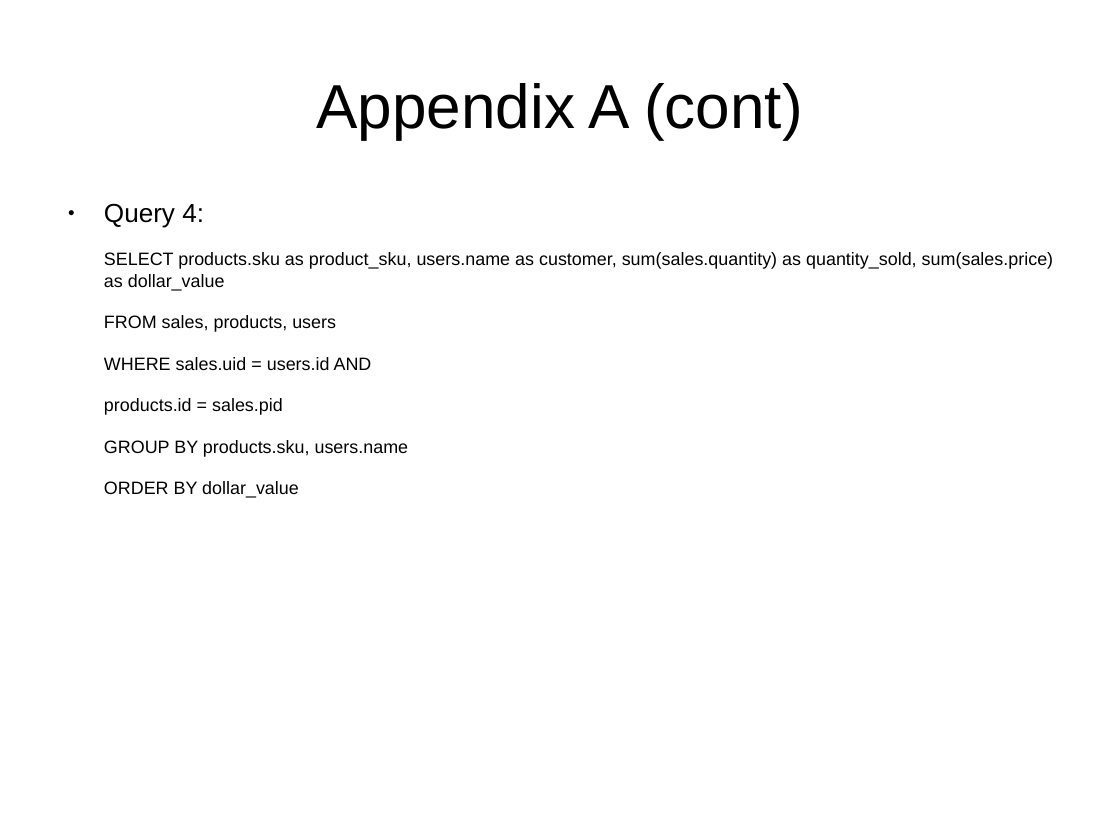
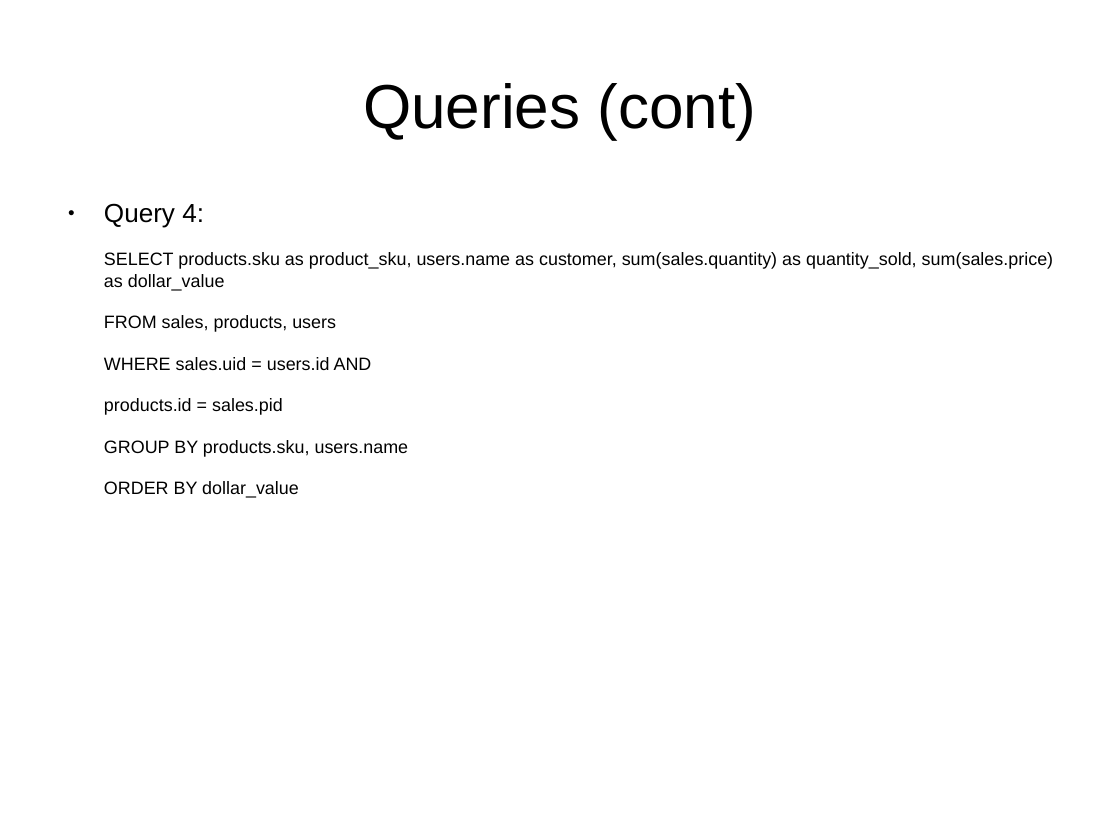
Before and after one commit to afcarl/dse201_final, a slide deck: slide 5 of dse201_final_report.odp (slide 11 before the commit). Drawn at 1120x840 pixels with LibreOffice and Linux fonts; fonts in the diff are those of the drawing. Boxes give left, top, right and bottom in pixels: in the first picture for what was removed or moved away, otherwise in the second. Text is boxed around its words. In the diff, an @@ line names an element or a change of style, - is before the commit and + after.

```diff
--- a/dse201_final_report.odp
+++ b/dse201_final_report.odp
@@ title at bbox=[363, 83, 757, 139]: text changed @@
-Appendix A (cont)
+Queries (cont)
```
Also in this commit, not shown: 10 other slides changed, 2 slides added, 6 slides removed, 5 other files.
